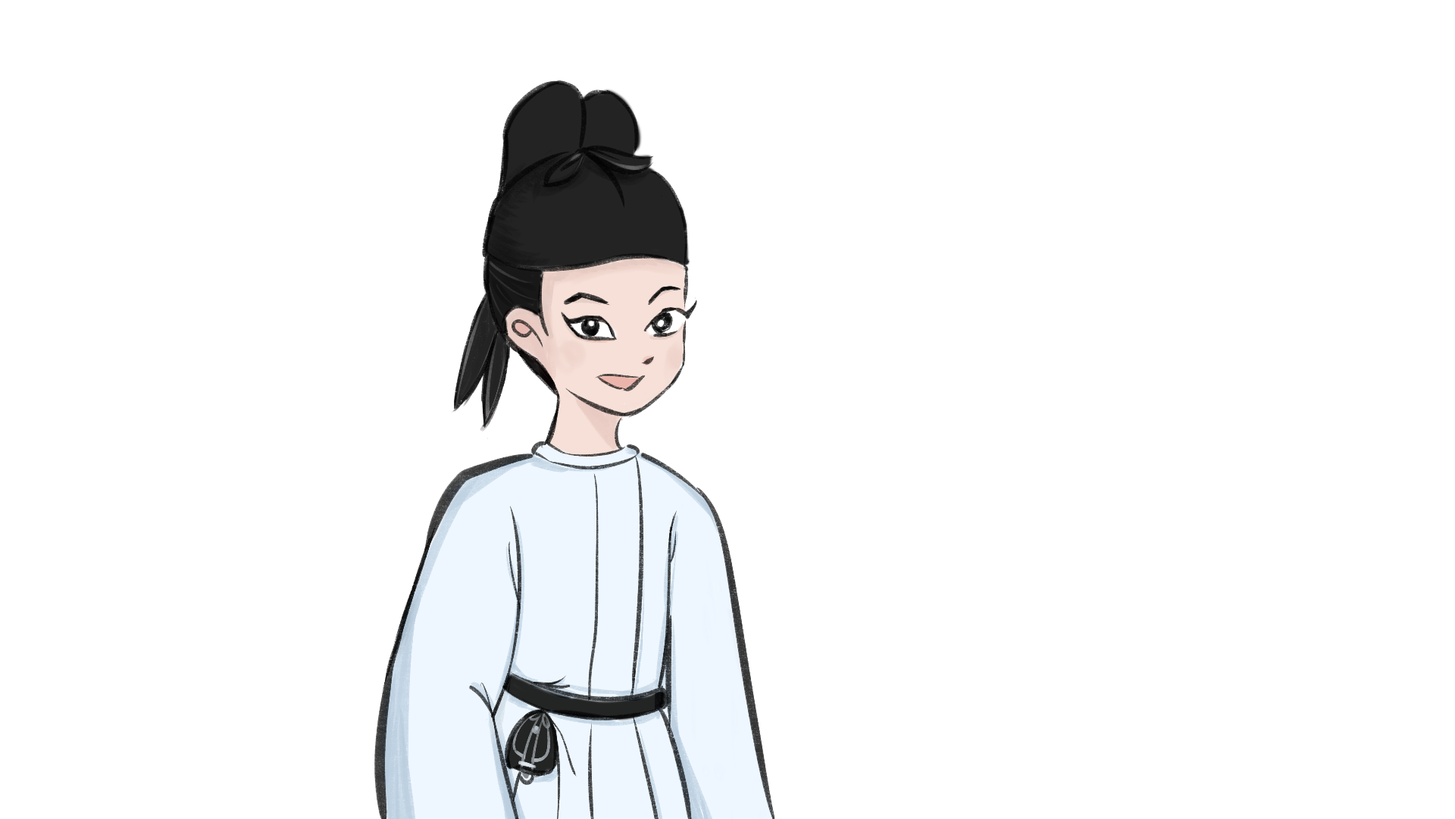
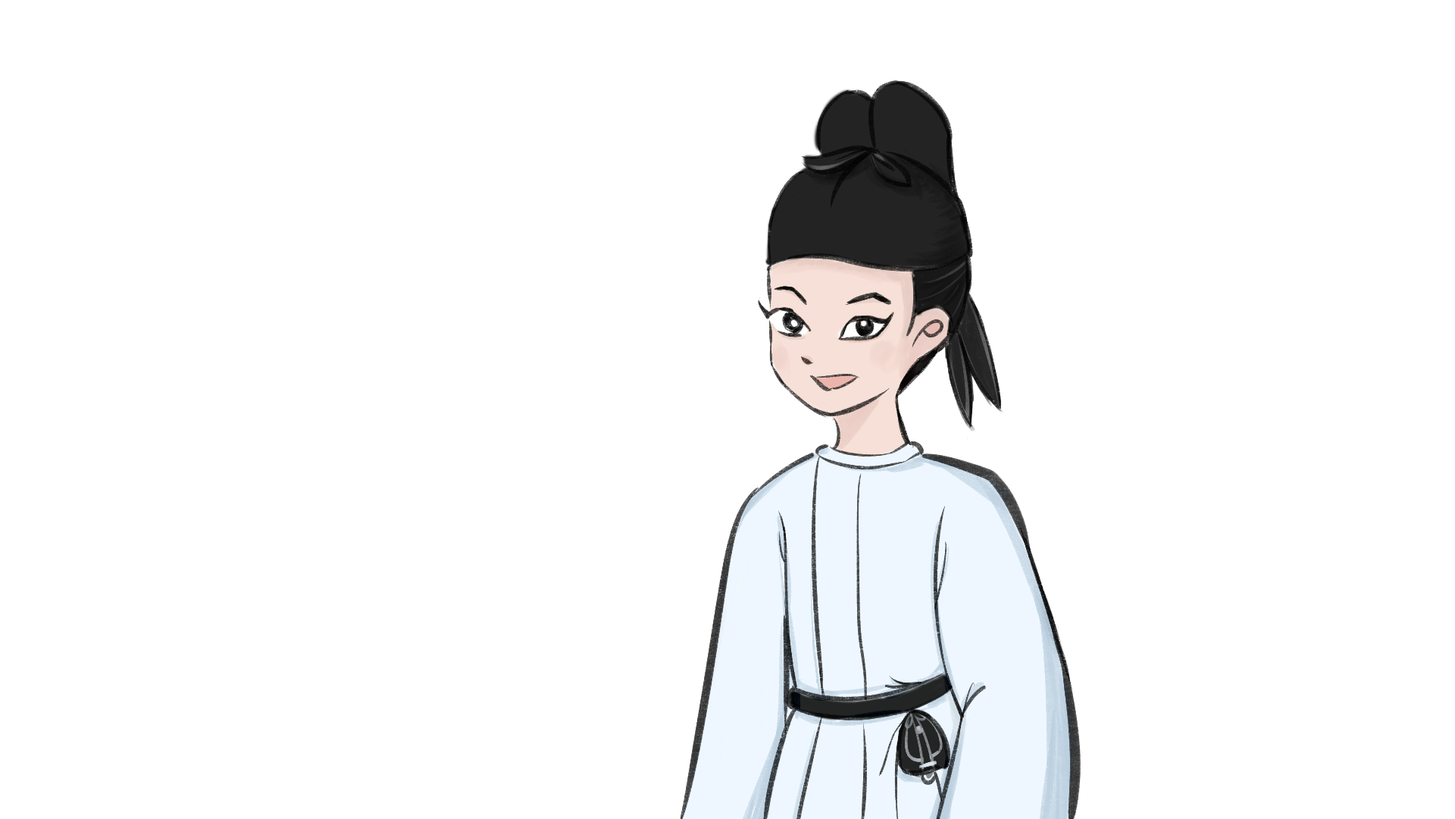
Before/after of a 1455 x 819 layered artwork. What changed in the layer stack:
removed layer "图层3" over [374, 80, 776, 819]
removed layer "图层6" (was linear burn) over [374, 144, 729, 819]
removed layer "图层4" over [378, 79, 777, 819]
added layer (unnamed layer) (1st of 5) over [679, 80, 1081, 819]
added layer (unnamed layer) (2nd of 5) (linear burn) over [726, 144, 1081, 819]
added layer (unnamed layer) (3rd of 5) over [678, 79, 1078, 819]
